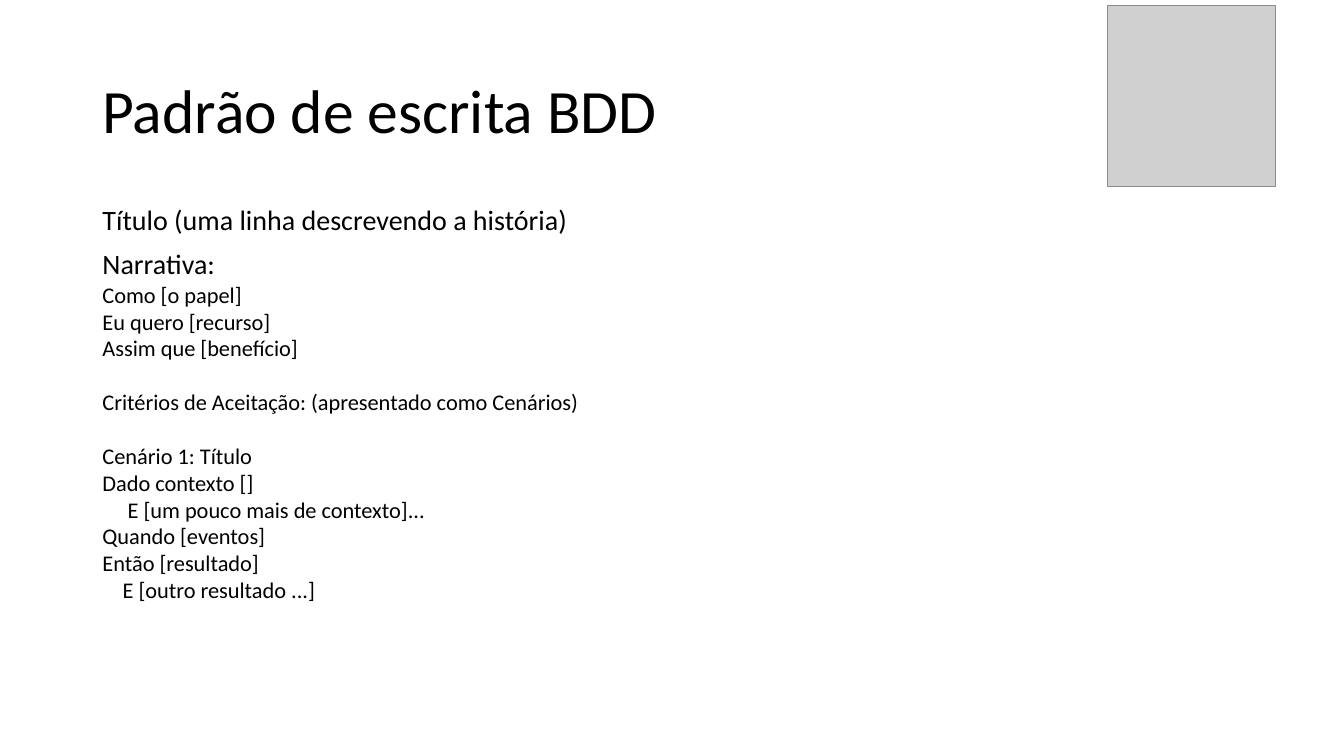
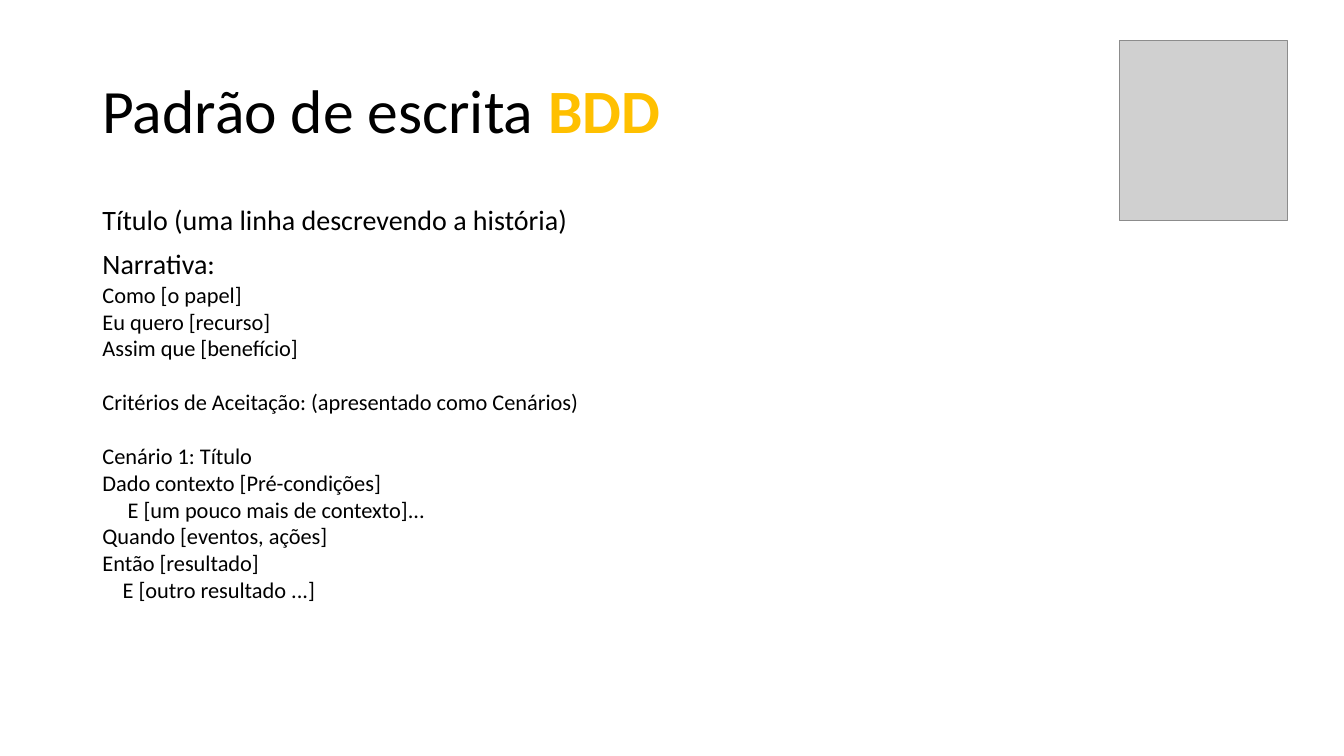
Before and after one commit to carlos-oliver/documentacao, a slide deck: slide 9 of Apresentação1.pptx (slide 4 before the commit). Drawn at 1344x756 pixels with LibreOffice and Linux fonts; fonts in the diff are those of the drawing; grey boxes stand for pictures. Boxes give left, top, right and bottom in pixels: in the first picture for what was removed or moved away, otherwise in the second. Text is boxed around its words. In the diff, an @@ line names an element or a change of style, - is before the commit and + after.

```diff
--- a/Apresentação1.pptx
+++ b/Apresentação1.pptx
@@ title "Padrão de escrita BDD" at <box>102,90,660,134</box>: text colour #000000 to #FFC000, bold on in "BDD" @@
@@ picture: place and size @@
-picture at <box>1108,6,1275,187</box>
+picture at <box>1120,40,1288,221</box>
@@ text at <box>102,474,381,495</box>: text changed @@
-Dado contexto []
+Dado contexto [Pré-condições]
@@ text at <box>102,527,327,548</box>: text changed @@
-Quando [eventos]
+Quando [eventos, ações]
```
Also in this commit, not shown: 10 other slides changed, 3 slides removed.
